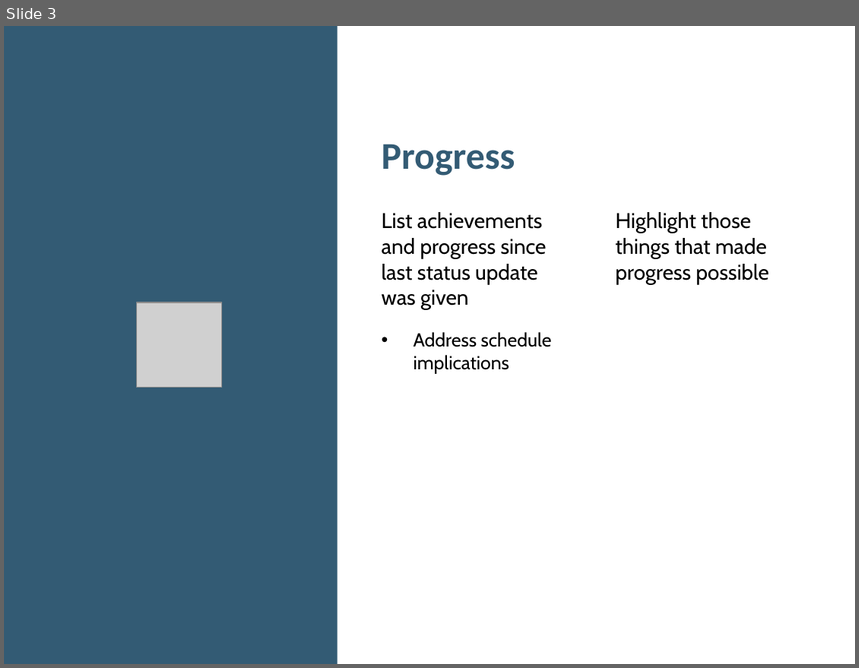
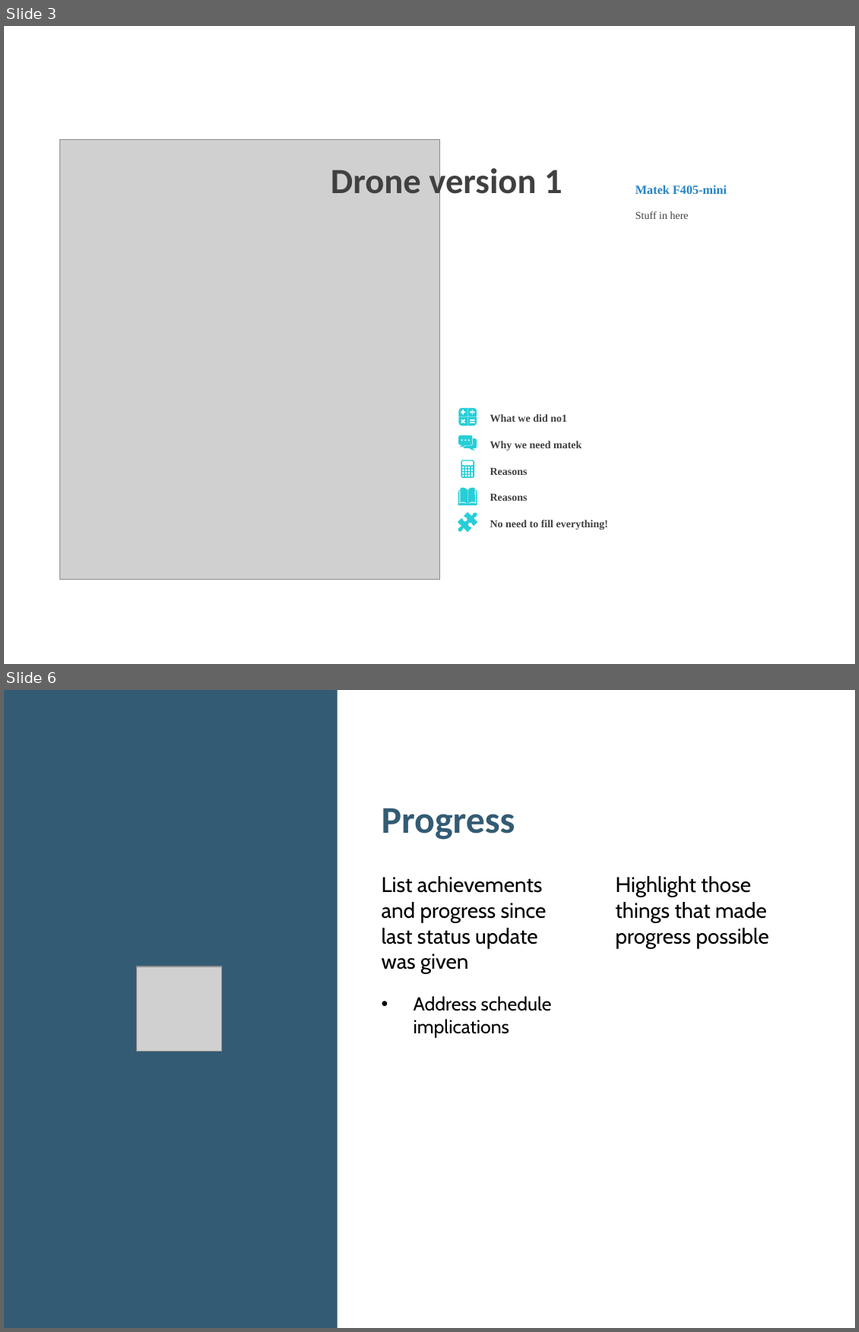
Before and after one commit to 1659012/RnD16Bit, a slide deck: Presentation/Project Status.pptx. Shown one above the other, each under a label of ours: slide 3 before the commit, slides 3 and 6 after it; the slides between them are not shown. The pictures are 859x668 and 859x1332 pixels, drawn with LibreOffice and Linux fonts; fonts in the diff are those of the drawing; grey boxes stand for pictures. Boxes give left, top, right and bottom in pixels: in the first picture for what was removed or moved away, otherwise in the second. Text is boxed around its words. In the diff, an @@ line names an element or a change of style, - is before the commit and + after.

```diff
--- a/Presentation/Project Status.pptx
+++ b/Presentation/Project Status.pptx
@@ slide 3 added at <box>4,26,855,664</box>, background #FFFFFF @@
@@ picture added at <box>60,140,439,579</box> @@
@@ text added at <box>331,164,563,202</box>, 30 pt, text #404040, bold @@
+Drone version 1
@@ text added at <box>636,185,727,194</box>, 10.5 pt, text #2683C6, bold @@
+Matek F405-mini
@@ text added at <box>636,211,689,219</box>, 9 pt, text #404040 @@
+Stuff in here
@@ freeform shape added at <box>458,408,477,426</box>, fill #27CED7 @@
@@ freeform shape added at <box>458,436,477,451</box>, fill #27CED7 @@
@@ text added at <box>490,414,567,422</box>, 9 pt, text #404040, bold @@
+What we did no1
@@ text added at <box>490,441,582,451</box>, 9 pt, text #404040, bold @@
+Why we need matek
@@ freeform shape added at <box>461,460,474,478</box>, fill #27CED7 @@
@@ text added at <box>490,468,528,475</box>, 9 pt, text #404040, bold @@
+Reasons
@@ freeform shape added at <box>458,488,478,506</box>, fill #27CED7 @@
@@ text added at <box>490,494,528,501</box>, 9 pt, text #404040, bold @@
+Reasons
@@ freeform shape added at <box>454,508,483,537</box>, fill #27CED7 @@
@@ text added at <box>490,520,608,530</box>, 9 pt, text #404040, bold @@
+No need to fill everything!
@@ what was slide 3 is now slide 6 @@
```
Also in this commit, not shown: 1 slide changed, 3 other slides added, 2 slides removed, 11 other files.
